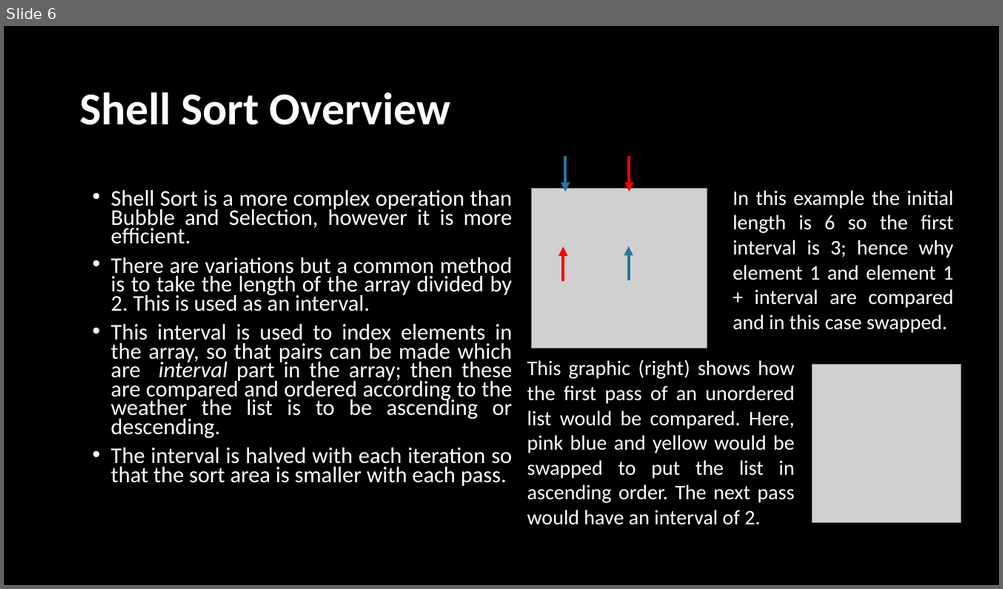
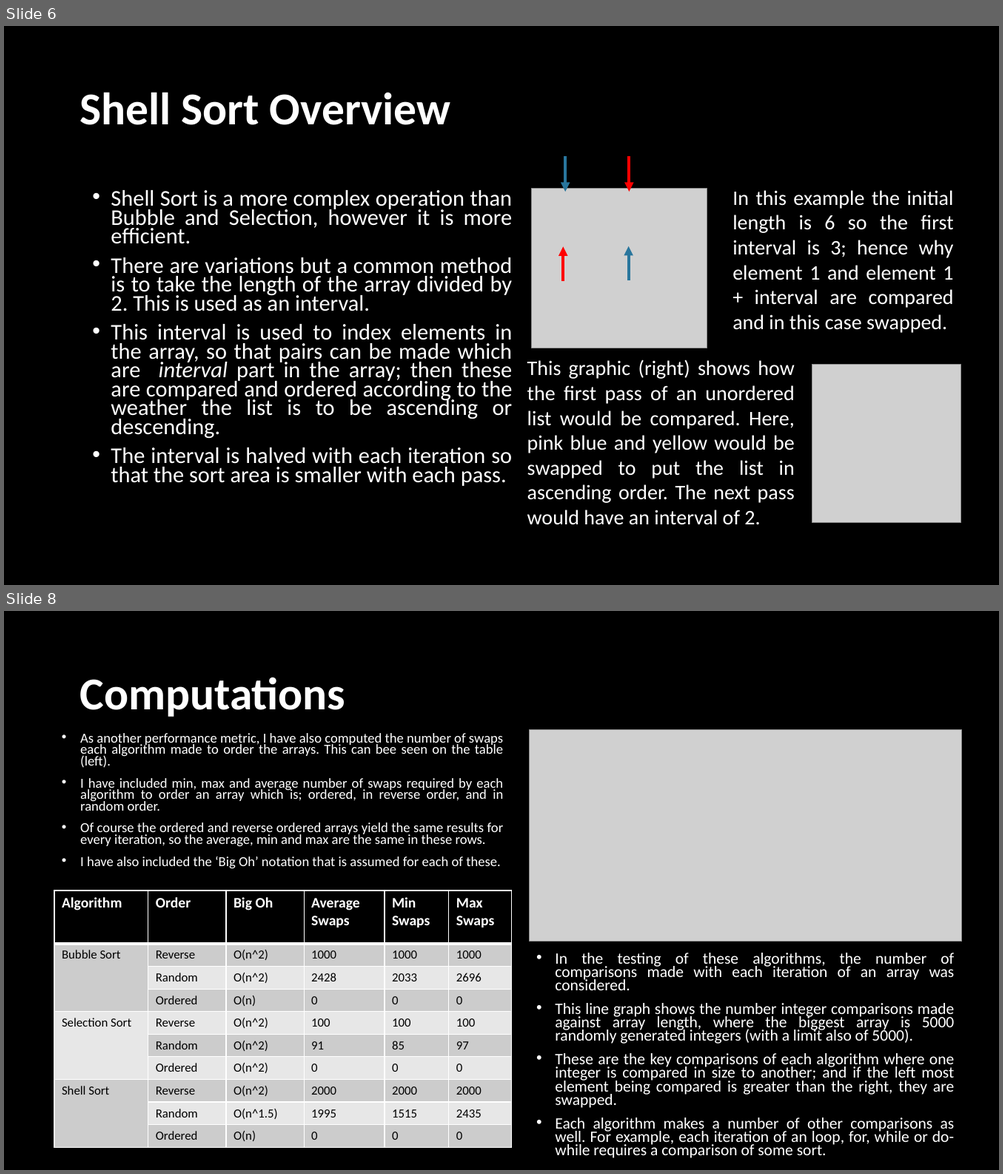
Before and after one commit to Maximilian72/ALGO_CW1, a slide deck: CW1/B00759381_CW1.pptx. Shown one above the other, each under a label of ours: slide 6 before the commit, slides 6 and 8 after it; the slides between them are not shown. The pictures are 1003x589 and 1003x1174 pixels, drawn with LibreOffice and Linux fonts; fonts in the diff are those of the drawing; grey boxes stand for pictures. Boxes give left, top, right and bottom in pixels: in the first picture for what was removed or moved away, otherwise in the second. Text is boxed around its words. In the diff, an @@ line names an element or a change of style, - is before the commit and + after.

```diff
--- a/CW1/B00759381_CW1.pptx
+++ b/CW1/B00759381_CW1.pptx
@@ slide 8 added at bbox=[4, 611, 999, 1170], background #000000 @@
@@ title added at bbox=[79, 677, 345, 717], 44 pt, text #FFFFFF, bold @@
+Computations
@@ text added at bbox=[80, 733, 504, 869], 13.3 pt, text #FFFFFF @@
+• As another performance metric, I have also computed the number of swaps each algorithm made to order the arrays. This can bee seen on the table (left).
+• I have included min, max and average number of swaps required by each algorithm to order an array which is; ordered, in reverse order, and in random order.
+• Of course the ordered and reverse ordered arrays yield the same results for every iteration, so the average, min and max are the same in these rows.
+• I have also included the ‘Big Oh’ notation that is assumed for each of these.
@@ picture added at bbox=[529, 729, 962, 942] @@
@@ table added at bbox=[54, 891, 511, 1145], 10 rows, 6 columns @@
+Algorithm | Order | Big Oh | Average Swaps | Min Swaps | Max Swaps
+Bubble Sort | Reverse | O(n^2) | 1000 | 1000 | 1000
+ | Random | O(n^2) | 2428 | 2033 | 2696
+ | Ordered | O(n) | 0 | 0 | 0
+Selection Sort | Reverse | O(n^2) | 100 | 100 | 100
+ | Random | O(n^2) | 91 | 85 | 97
+ | Ordered | O(n^2) | 0 | 0 | 0
+Shell Sort | Reverse | O(n^2) | 2000 | 2000 | 2000
+ | Random | O(n^1.5) | 1995 | 1515 | 2435
+ | Ordered | O(n) | 0 | 0 | 0
@@ text added at bbox=[555, 953, 954, 1159], 15.4 pt, text #FFFFFF @@
+• In the testing of these algorithms, the number of comparisons made with each iteration of an array was considered.
+• This line graph shows the number integer comparisons made against array length, where the biggest array is 5000 randomly generated integers (with a limit also of 5000).
+• These are the key comparisons of each algorithm where one integer is compared in size to another; and if the left most element being compared is greater than the right, they are swapped.
+• Each algorithm makes a number of other comparisons as well. For example, each iteration of an loop, for, while or do-while requires a comparison of some sort.
```
Also in this commit, not shown: 5 slides changed, 1 other slide added, 3 slides removed, 18 other files.
